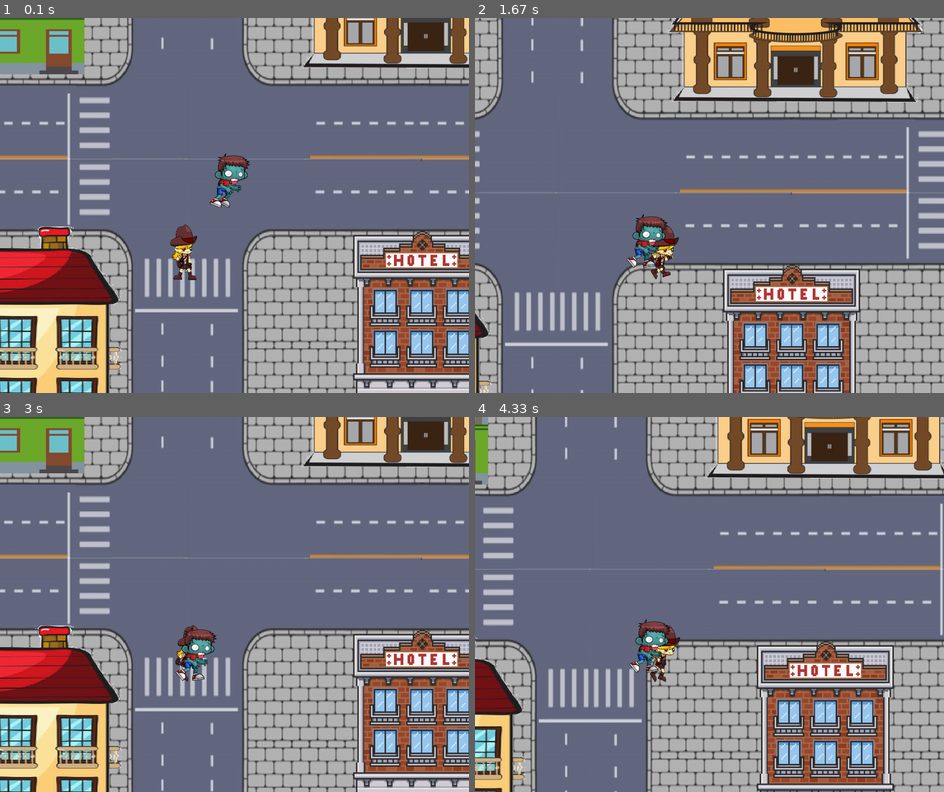
Above: before the commit, frames 1-4 (two rows, left to right).
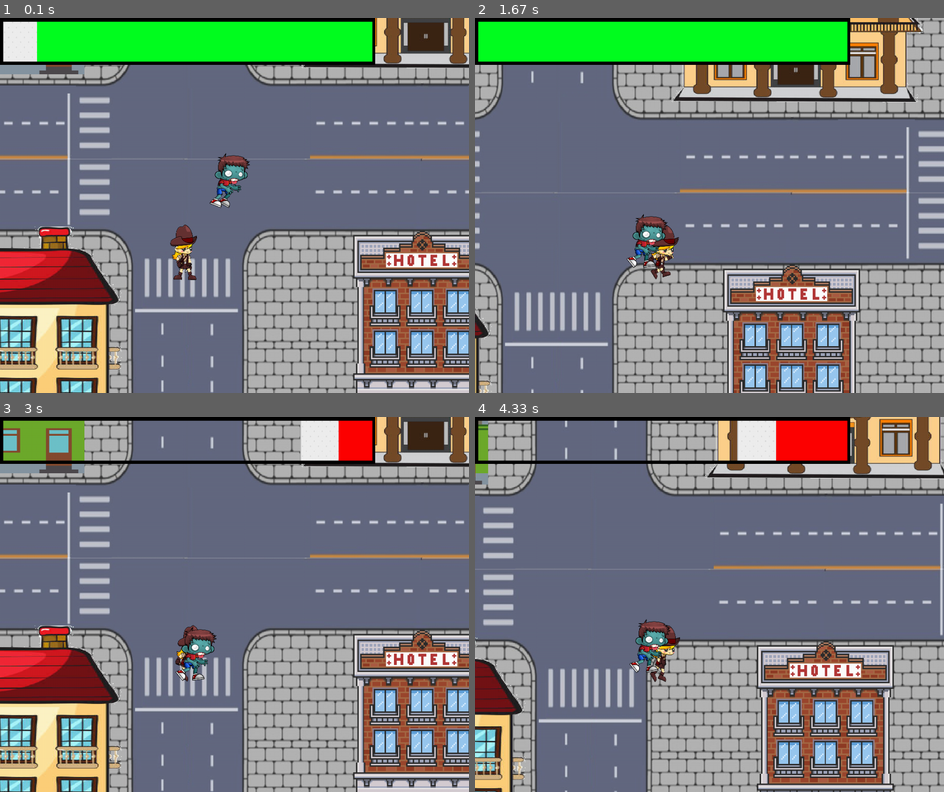
Above: after the commit, the same moments.

Repository: viniciusgomes2005/pygame_GPV
Game: pygame game, started from Mapa.py
Two runs of this game, one before a commit and one after it. Both use one fixed random seed, a clock stepped at 60 frames per second and the inputs below.
Inputs:
- Up to frame 1 (0.1 s): no input
- Up to frame 2 (1.67 s): hold D 0.33-0.8 s; hold W 0.83-1.13 s; hold D 1.17-1.63 s
- Up to frame 3 (3 s): hold A 1.67-2.2 s; hold S 2.23-2.53 s; hold A 2.57-2.97 s
- Up to frame 4 (4.33 s): hold W 3-3.37 s; hold D 3.4-4.03 s; hold S from 4.07 s (still down)

The runs differ from the first frame. In frame 1, 10% of the frame differs, in the area x 0-80%, y 0-13%; in frame 2, 10%; in frame 3, 3.4%; in frame 4, 4.2%.

Commit message:
Vida do Jogador

Diff:
--- a/Mapa.py
+++ b/Mapa.py
@@ -163,6 +163,29 @@
 Z1 = Zombie(assets['Zombie_Anim'],1 ,1,0,0)
 Zombie_Grupo.add(Z1)
 
+class Vida(pygame.sprite.Sprite):
+    def __init__(self, anim):
+        # Construtor da classe mãe (Sprite).
+        pygame.sprite.Sprite.__init__(self)
+        self.frame= 100
+        self.anim=anim
+        self.img=self.anim[self.frame//100]
+        self.rect = self.img.get_rect()
+        self.rect.x = 0
+        self.rect.y = 0
+        self.last_update = pygame.time.get_ticks() # Guarda o tick da primeira imagem, ou seja, o momento em que a imagem foi mostrada
+        self.frame_ticks=400
+    def update(self, vida_seg):
+        now=pygame.time.get_ticks()
+        elapsed_ticks= now - self.last_update
+        self.frame=vida_seg
+        if elapsed_ticks>self.frame_ticks:
+            self.last_update=now
+            if self.frame == 11:
+                game = False
+                return game
+            self.img=self.anim[self.frame//100]
+
 for i in range(6):
     for j in range(6):
         x = j * 1000 - 3600
@@ -180,6 +203,9 @@
 FPS = 60
 direcao=0
 game = True
+vida=Vida(assets['Vida_Anim'])
+vida_seg=100
+
 while game:
     clock.tick(FPS)
     for event in pygame.event.get():
@@ -249,11 +275,17 @@
     Z1.update()
     Z1.Animacao()
 
-    hits= pygame.sprite.groupcollide(Player_Grupo,Construcoes_Grupo,False,False,pygame.sprite.collide_mask) #verifica colisões
-    if hits!= {}:
+    hits_Construcoes= pygame.sprite.groupcollide(Player_Grupo,Construcoes_Grupo,False,False,pygame.sprite.collide_mask) #verifica colisões com os prédios
+    if hits_Construcoes!= {}:
         for quadra in mapa:
             quadra.speedx= 0
             quadra.speedy=0
+
+    Hit_do_zumbi=pygame.sprite.groupcollide(Player_Grupo,Zombie_Grupo,False,False,pygame.sprite.collide_mask)
+    if Hit_do_zumbi!={} and P1.move!=Facada:
+        vida_seg-=1
+    vida.update(vida_seg)
+
     mapa.update()
     Player_Grupo.update()
 
@@ -261,7 +293,7 @@
     mapa.draw(window)
     window.blit(Player_Grupo.sprites()[0].img, Player_Grupo.sprites()[0].rect)
     window.blit(Z1.img, Z1.rect)
-
+    window.blit(vida.img, vida.rect)
     pygame.display.update() # Atualiza a janela
 
 pygame.quit() # Finalização
--- a/assets.py
+++ b/assets.py
@@ -9,6 +9,7 @@
     casas = []
     Player_Normal_Anim=[]
     Zombie_Anim=[]
+    Vida_Anim=[]
 
     for i in range(1,11):
         Player_Normal = 'assets/Sprites/Player_Normal{}.png'.format(i)
@@ -46,8 +47,15 @@
         Zombie_Morre_img = pygame.transform.scale(Zombie_Morre_img, (120, 130))
         Zombie_Anim.append(Zombie_Morre_img)
 
+    for i in range(10,0,-1):
+        Vida= 'assets/Sprites/VIDA_{}.png'.format(i)
+        Vida_img= pygame.image.load(Vida).convert_alpha()
+        Vida_img = pygame.transform.scale(Vida_img, (800, 100))
+        Vida_Anim.append(Vida_img)
+
     assets['Player_Normal_Anim'] = Player_Normal_Anim
     assets['Zombie_Anim']=Zombie_Anim
+    assets['Vida_Anim']=Vida_Anim
 
     predio1_img = pygame.image.load('assets/Sprites/predio1.png').convert_alpha()
     predio1_img = pygame.transform.scale(predio1_img, (300, 500))
